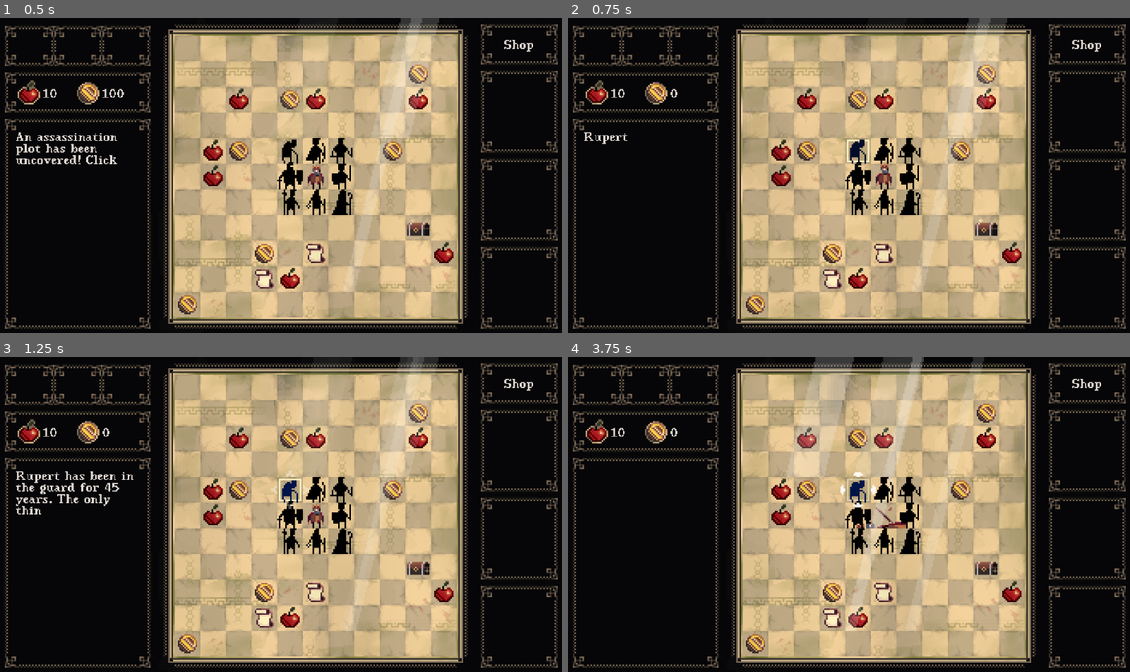
Above: before the commit, frames 1-4 (two rows, left to right).
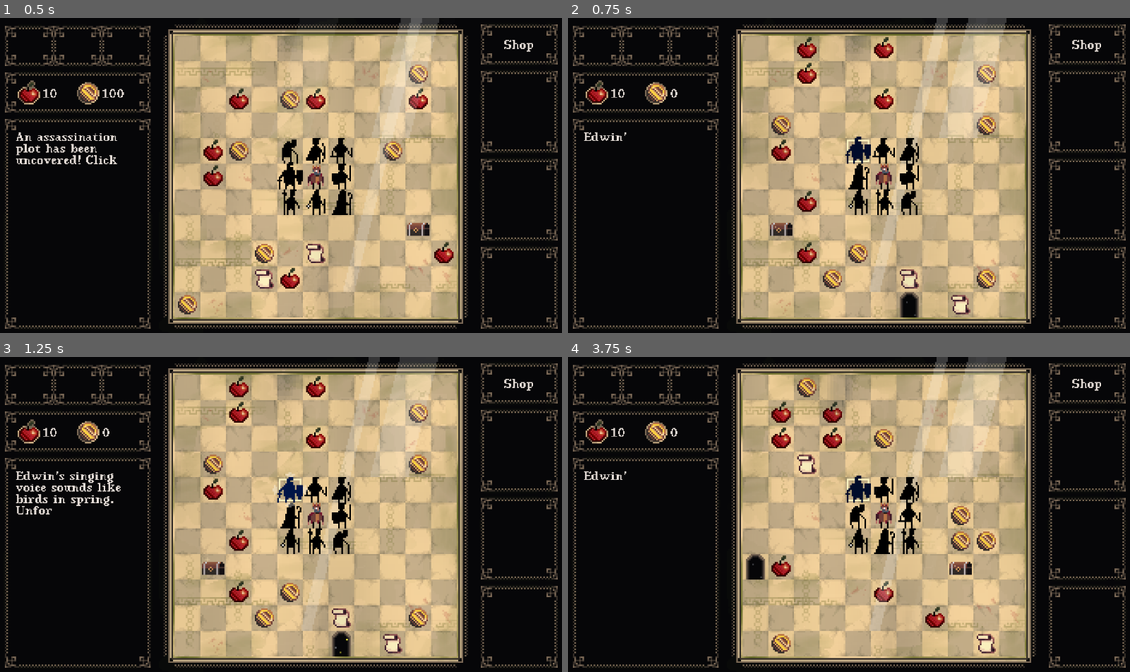
Above: after the commit, the same moments.

Repository: ibirothe/kings-rescue
Game: Godot game, scene res://Scenes/Level.tscn
The game is run twice, just before and just after one commit, with the same random seed, the same clock (stepped at 60 frames per second) and the same inputs. Sound files missing from this copy of the repository are replaced by a short silence.
Inputs (mouse positions are in pixels of both pictures, inside the frame that each line leads up to):
- Up to frame 1 (0.5 s): no input
- Up to frame 2 (0.75 s): move the mouse to (860, 150) at 0.52 s; tap D (Delete) at 0.6 s; click (860, 150) at 0.67 s
- Up to frame 3 (1.25 s): no input
- Up to frame 4 (3.75 s): tap D (Delete) at 1.35, 2.3, 3.05, 3.6 s; click (860, 489) at 1.42 s; tap L (Magic) at 2.1 s; click (860, 489) at 2.17 s; click (860, 489) at 2.85 s; click (860, 489) at 3.67 s

Frame 1 is identical in both runs. In frame 2, 6.1% of the frame differs, in the area x 3-81%, y 0-96%; in frame 3, 6.3%; in frame 4, 11%, in the area x 2-81%, y 0-95%.

Commit message:
virtual keyboard and shop prizes

Diff:
--- a/kings-rescue/Scenes/virtual_keyboard.tscn
+++ b/kings-rescue/Scenes/virtual_keyboard.tscn
@@ -1,6 +1,7 @@
-[gd_scene load_steps=3 format=3 uid="uid://b0jdb1hdv5101"]
+[gd_scene load_steps=4 format=3 uid="uid://b0jdb1hdv5101"]
 
 [ext_resource type="FontFile" uid="uid://c6fxatwakvveq" path="res://Fonts/Vest 9.ttf" id="1_b5ior"]
+[ext_resource type="Script" path="res://Scripts/virtual_keyboard.gd" id="1_dol0w"]
 [ext_resource type="Script" path="res://Scripts/button.gd" id="2_inp75"]
 
 [node name="VirtualKeyboard" type="Control"]
@@ -8,34 +9,35 @@
 anchors_preset = 0
 offset_right = 40.0
 offset_bottom = 40.0
+script = ExtResource("1_dol0w")
 
-[node name="ButtonR" type="Button" parent="."]
+[node name="Button1" type="Button" parent="."]
 z_index = 5
 layout_mode = 0
-offset_right = 28.0
-offset_bottom = 28.0
+offset_right = 120.0
+offset_bottom = 30.0
 scale = Vector2(0.5, 0.5)
 theme_override_colors/font_color = Color(0.894118, 0.862745, 0.839216, 1)
 theme_override_constants/outline_size = 2
 theme_override_fonts/font = ExtResource("1_b5ior")
 theme_override_font_sizes/font_size = 16
 action_mode = 0
-text = " Continue Game "
+text = "Button 1"
 script = ExtResource("2_inp75")
 action_name = "Restart"
 
-[node name="ButtonD" type="Button" parent="."]
+[node name="Button2" type="Button" parent="."]
 z_index = 5
 layout_mode = 0
 offset_left = 71.0
-offset_right = 181.0
-offset_bottom = 28.0
+offset_right = 191.0
+offset_bottom = 30.0
 scale = Vector2(0.5, 0.5)
 theme_override_colors/font_color = Color(0.894118, 0.862745, 0.839216, 1)
 theme_override_constants/outline_size = 2
 theme_override_fonts/font = ExtResource("1_b5ior")
 theme_override_font_sizes/font_size = 16
 action_mode = 0
-text = " New Game"
+text = "Button 2"
 script = ExtResource("2_inp75")
 action_name = "Delete"
--- a/kings-rescue/Scripts/game_manager.gd
+++ b/kings-rescue/Scripts/game_manager.gd
@@ -70,6 +70,7 @@
 	if Input.is_action_just_pressed("Delete"):
 		RunStats.reset_save_file()
 		RunStats.load_game()
+		get_tree().reload_current_scene()
 
 	if Input.is_action_just_pressed("Help"):
 		GlobalText.set_text(txt.ingame["start"].pick_random())
--- a/kings-rescue/Scripts/shop.gd
+++ b/kings-rescue/Scripts/shop.gd
@@ -21,10 +21,10 @@
 var info_buttons = []
 
 var item_list = {
-	"Pay Mercenaries": [15, true],
-	"Trap Specialists": [25, true],
-	"Food Ration": [10, false],
-	"Hourglass": [15, true],
+	"Pay Mercenaries": [10, true],
+	"Trap Specialists": [20, true],
+	"Food Ration": [8, false],
+	"Hourglass": [12, true],
 	"Life Insurance": [10, true],
 	"Dimensional Key": [1, true]
 }
--- /dev/null
+++ b/kings-rescue/Scripts/virtual_keyboard.gd
@@ -0,0 +1,20 @@
+extends Control
+
+@onready var button1 = $"Button1"
+@onready var button2 = $"Button2"
+
+func _ready() -> void:
+	if RunStats.stored_loss:
+		button1.text = "Start New Game"
+		button1.action_name = "Delete"
+		button2.text = "Return to Menu"
+
+	else:
+		button1.text = "Continue"
+		button1.action_name = "Restart"
+		button2.text = "Save and Quit"
+
+
+# Called every frame. 'delta' is the elapsed time since the previous frame.
+func _process(delta: float) -> void:
+	pass
